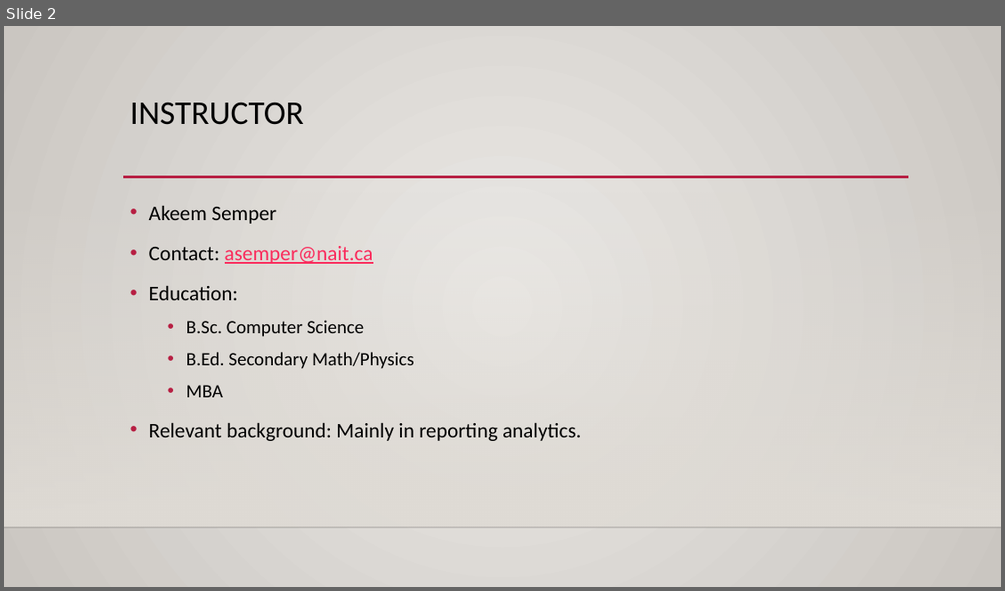
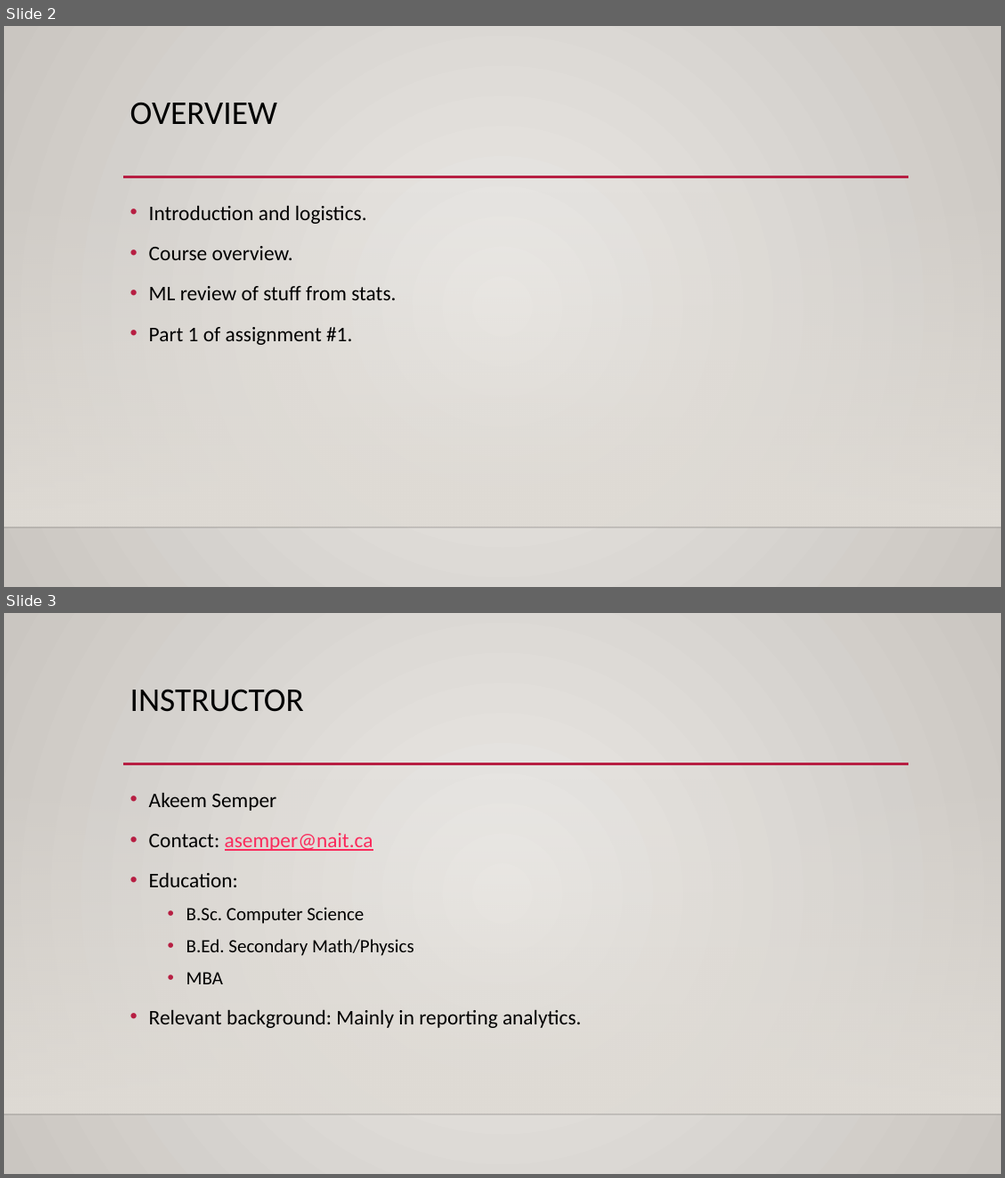
Before and after one commit to glennybarnes/Intro_to_Machine_Learning_Students, a slide deck: reference_content/Slides/Intro.pptx. Shown one above the other, each under a label of ours: slide 2 before the commit, slides 2 and 3 after it. The pictures are 1005x591 and 1005x1178 pixels, drawn with LibreOffice and Linux fonts; fonts in the diff are those of the drawing; background and template pictures are left out. Boxes give left, top, right and bottom in pixels: in the first picture for what was removed or moved away, otherwise in the second. Text is boxed around its words. In the diff, an @@ line names an element or a change of style, - is before the commit and + after.

```diff
--- a/reference_content/Slides/Intro.pptx
+++ b/reference_content/Slides/Intro.pptx
@@ slide 2 added at (x1=4, y1=26, x2=1001, y2=587), background gradient #ECEAE7 to #CAC7C1; not listed: 3 template elements that a slide beside it also shows @@
@@ title added at (x1=130, y1=102, x2=277, y2=125), 32 pt, text #000000 @@
+OVERVIEW
@@ text added at (x1=149, y1=205, x2=396, y2=345), 20 pt, text #000000 @@
+• Introduction and logistics.
+• Course overview.
+• ML review of stuff from stats.
+• Part 1 of assignment #1.
@@ what was slide 2 is now slide 3 @@
```
Also in this commit, not shown: 6 slides changed, 20 other slides added, 3 other files.
